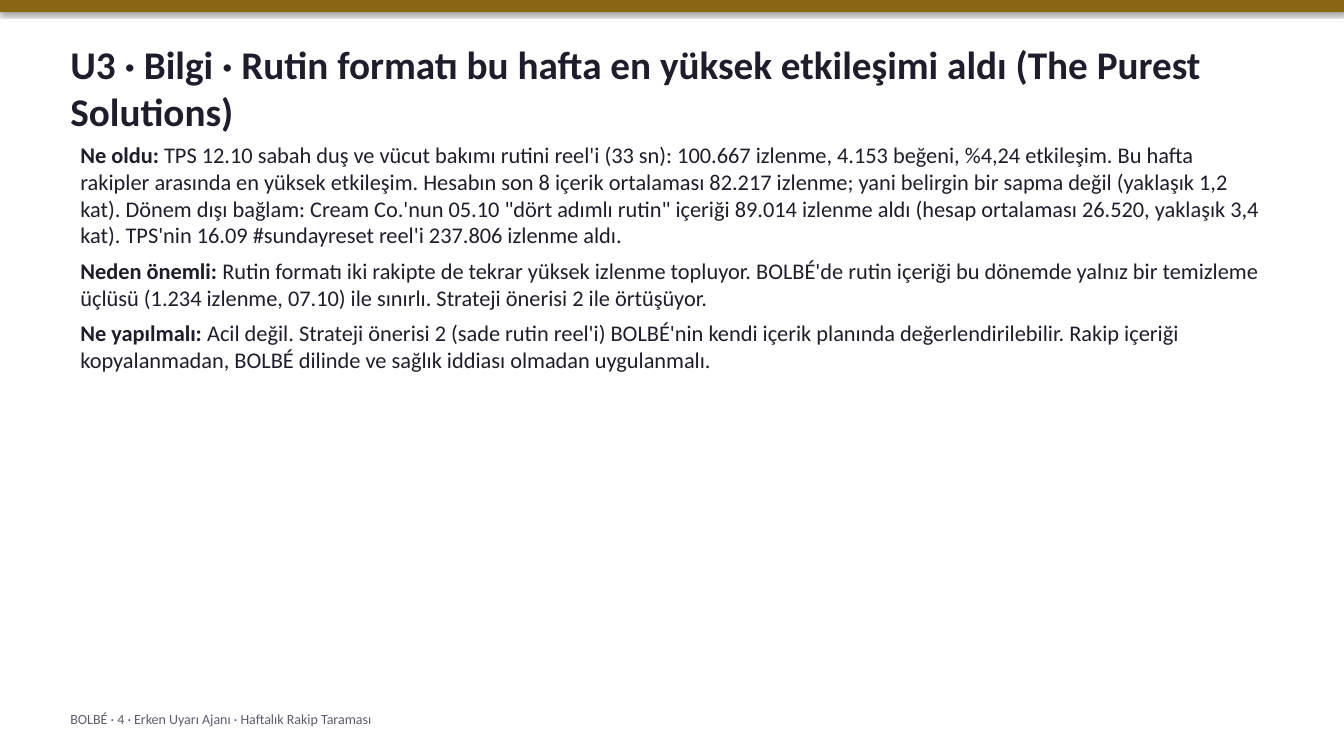
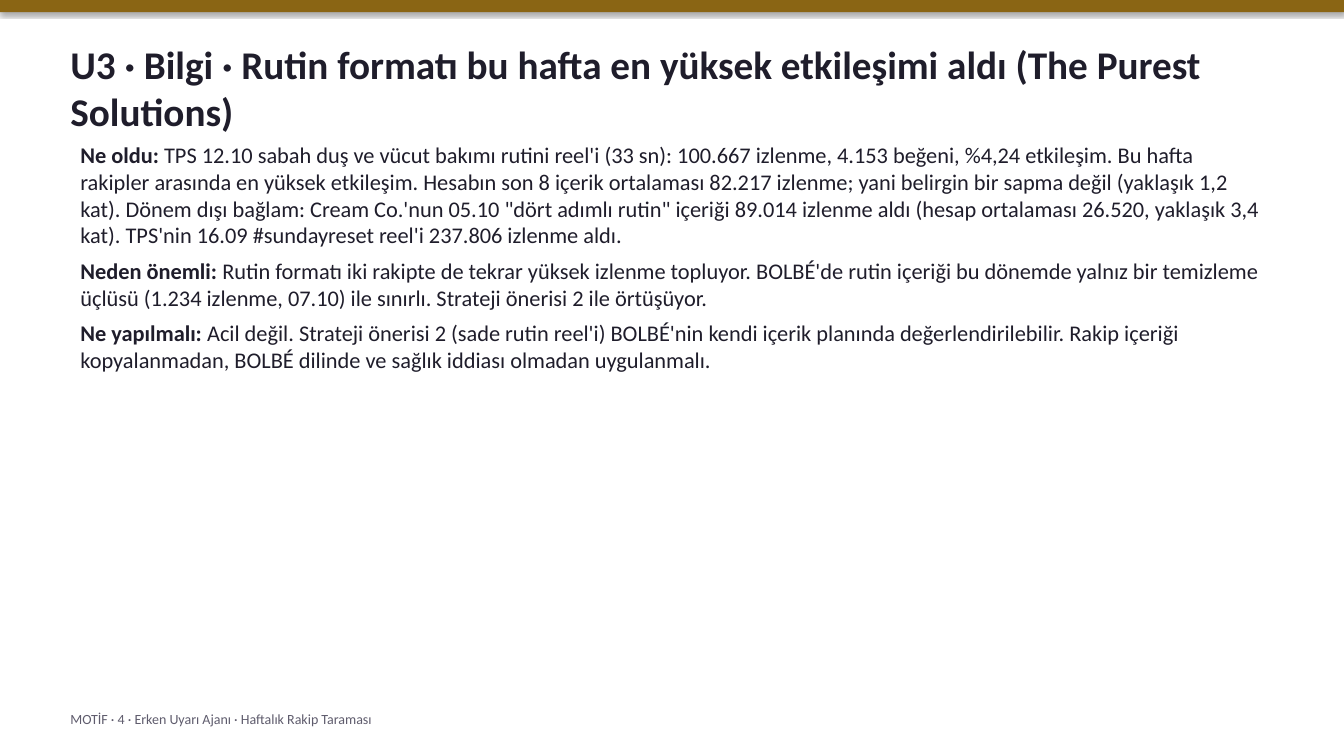
Before and after one commit to rumeysabnzz/ai-agent-team, a slide deck: slide 5 of apisiz/raporlar/2026-10-18-rakip-taramasi/sunum/4-erken-uyari.pptx. Drawn at 1344x756 pixels with LibreOffice and Linux fonts; fonts in the diff are those of the drawing. Boxes give left, top, right and bottom in pixels: in the first picture for what was removed or moved away, otherwise in the second. Text is boxed around its words. In the diff, an @@ line names an element or a change of style, - is before the commit and + after.

```diff
--- a/apisiz/raporlar/2026-10-18-rakip-taramasi/sunum/4-erken-uyari.pptx
+++ b/apisiz/raporlar/2026-10-18-rakip-taramasi/sunum/4-erken-uyari.pptx
@@ text at (70,712,371,727): text changed @@
-BOLBÉ · 4 · Erken Uyarı Ajanı · Haftalık Rakip Taraması
+MOTİF · 4 · Erken Uyarı Ajanı · Haftalık Rakip Taraması
```
Also in this commit, not shown: 6 other slides changed, 16 other files.
